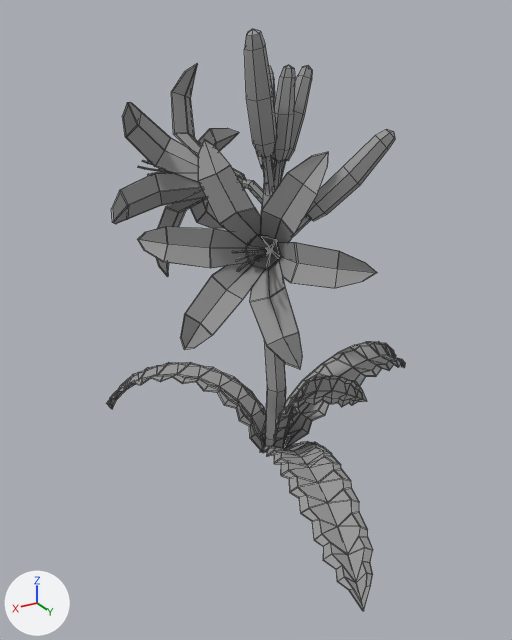
Two versions of the COLLADA model CommunityGarden/CommunityGarden/art.scnassets/DesertLily.dae, one commit apart.
One viewpoint serves both versions: a 50 mm lens placed at (0.0432, 0.0669, 0.0524), pointed at (0.0045, 0.0023, 0.0201). Lighting does not change. The marker at lower left points along +X, +Y and +Z. Mesh edges are drawn as thin lines. Where no turn or scale is listed for an object, it has been applied to the vertices.

Objects in the first picture: 'DeserLily_Mesh'.
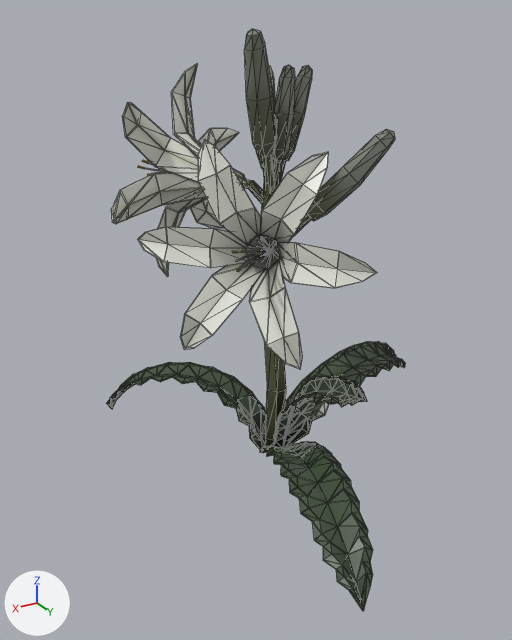
What differs and where, as boxes [x1, y1, x2, y2] in the pictures (512 x 640 px):
'DeserLily_Mesh', surface changed: [107, 29, 405, 611] in both

What changed in the scene script:
```text
Add img_desertlilytexture_png:
    img_desertlilytexture_png = load_image('DesertLilyTexture.png', 'DesertLilyTexture.png', 2048, 2048, 'sRGB')
Change mat_m0defaultmaterial:
    remove mat_m0defaultmaterial.base_color = (0.319, 0.319, 0.319)  # grey #999999
    add mat_m0defaultmaterial.texture = img_desertlilytexture_png
    mat_m0defaultmaterial.roughness: 0.9 -> 0.37
```
